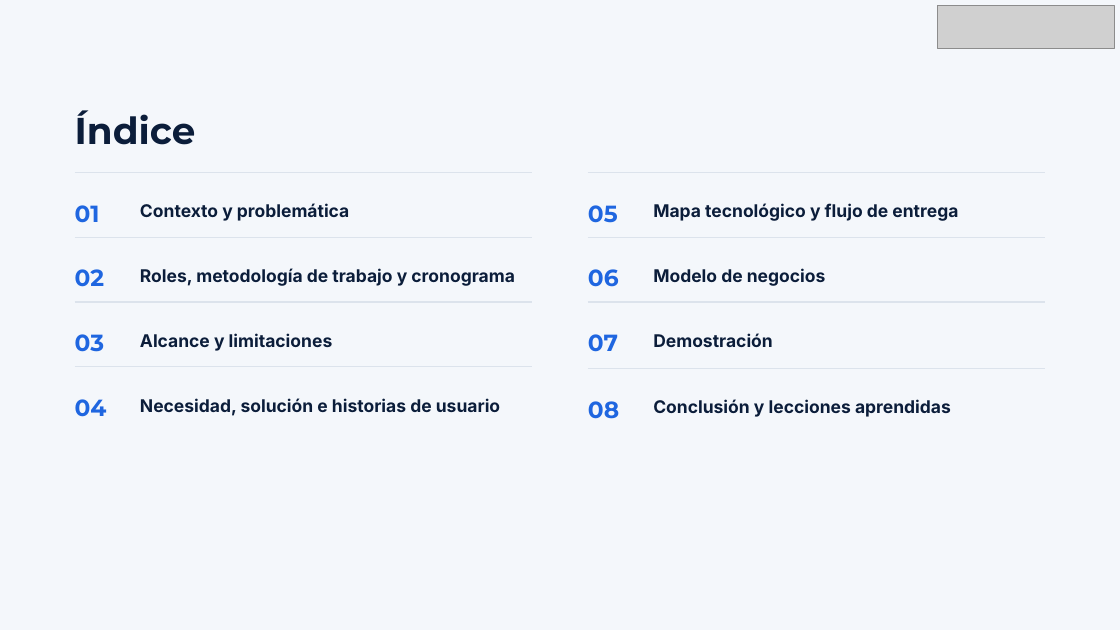
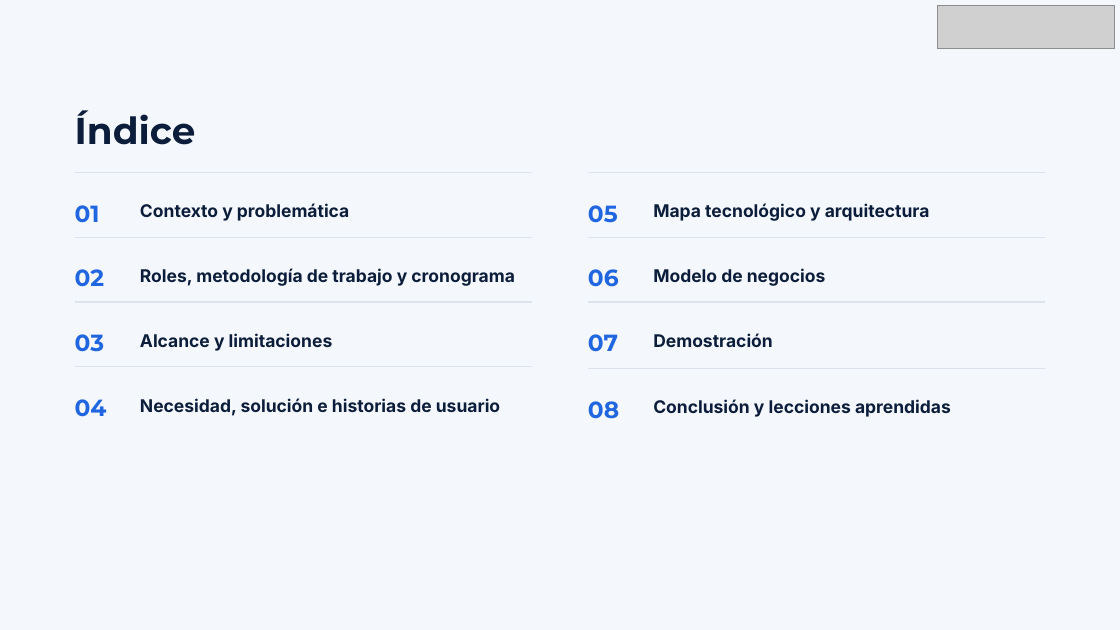
Before and after one commit to RisasDev/Capstone, a slide deck: slide 2 of AV_Aldo_Martinez_004D_BackToMe/Fase 3/Evidencias Grupales/Presentación Final del proyecto (Español).pptx. Drawn at 1120x630 pixels with LibreOffice and Linux fonts; fonts in the diff are those of the drawing; grey boxes stand for pictures. Boxes give left, top, right and bottom in pixels: in the first picture for what was removed or moved away, otherwise in the second. Text is boxed around its words. In the diff, an @@ line names an element or a change of style, - is before the commit and + after.

Commit message:
Presentación final Entrega 3

```diff
--- a/AV_Aldo_Martinez_004D_BackToMe/Fase 3/Evidencias Grupales/Presentación Final del proyecto (Español).pptx
+++ b/AV_Aldo_Martinez_004D_BackToMe/Fase 3/Evidencias Grupales/Presentación Final del proyecto (Español).pptx
@@ text at (653, 203, 930, 221): text changed @@
-Mapa tecnológico y flujo de entrega
+Mapa tecnológico y arquitectura
```
Also in this commit, not shown: 7 other slides changed.
